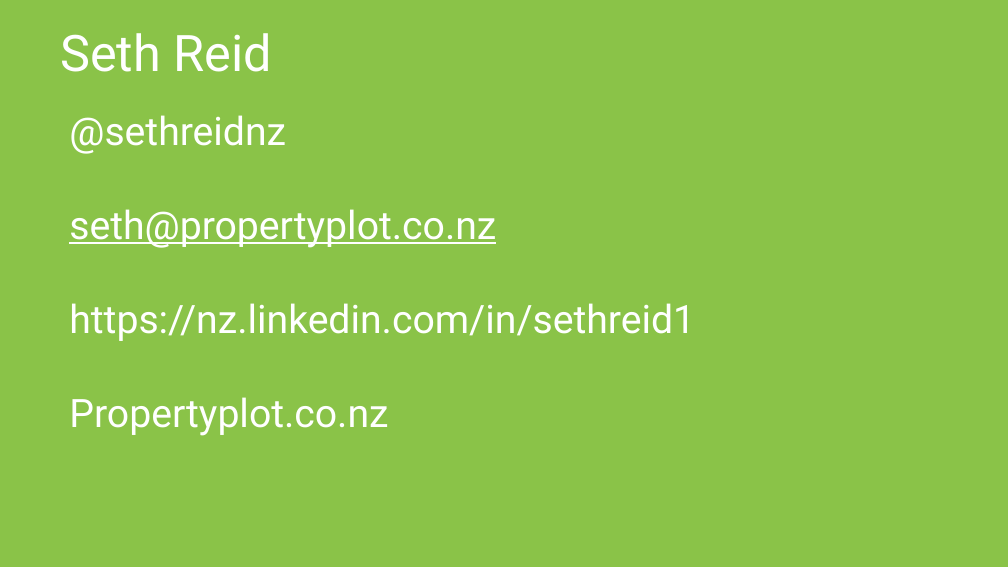
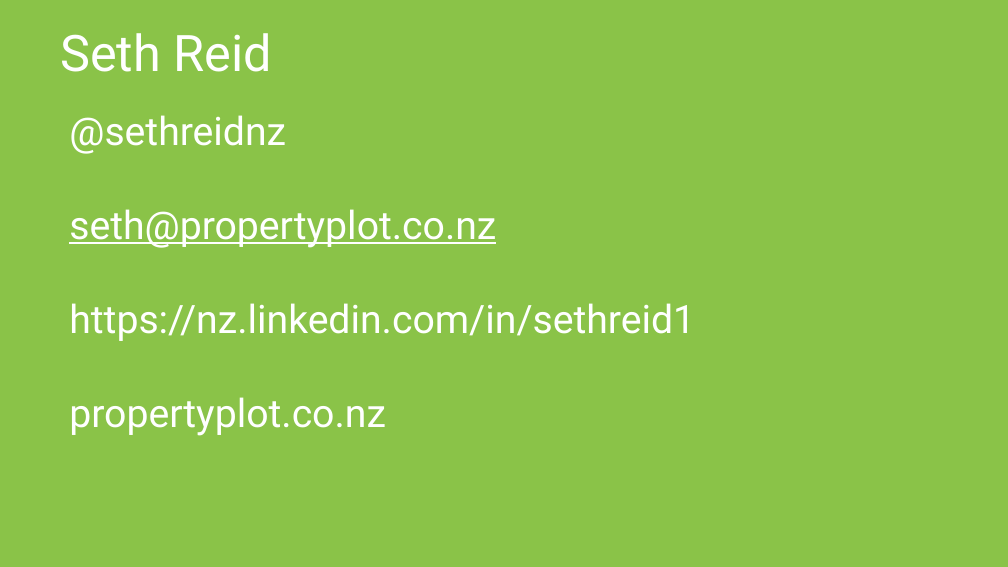
Before and after one commit to justsayno/React-DotNet, a slide deck: slide 13 of ReactDotNet - An Introduction.pptx (slide 12 before the commit). Drawn at 1008x567 pixels with LibreOffice and Linux fonts; fonts in the diff are those of the drawing. Boxes give left, top, right and bottom in pixels: in the first picture for what was removed or moved away, otherwise in the second. Text is boxed around its words. In the diff, an @@ line names an element or a change of style, - is before the commit and + after.

```diff
--- a/ReactDotNet - An Introduction.pptx
+++ b/ReactDotNet - An Introduction.pptx
@@ text at bbox=[69, 397, 386, 436]: text changed @@
-Propertyplot.co.nz
+propertyplot.co.nz
```
Also in this commit, not shown: 3 other slides changed, 1 slide added.
